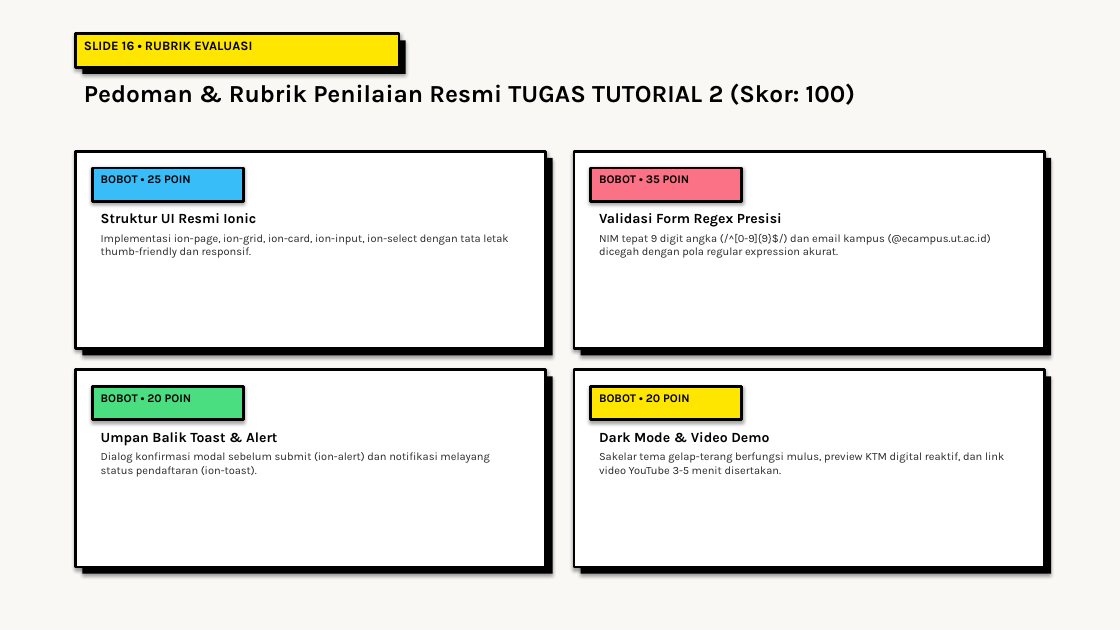
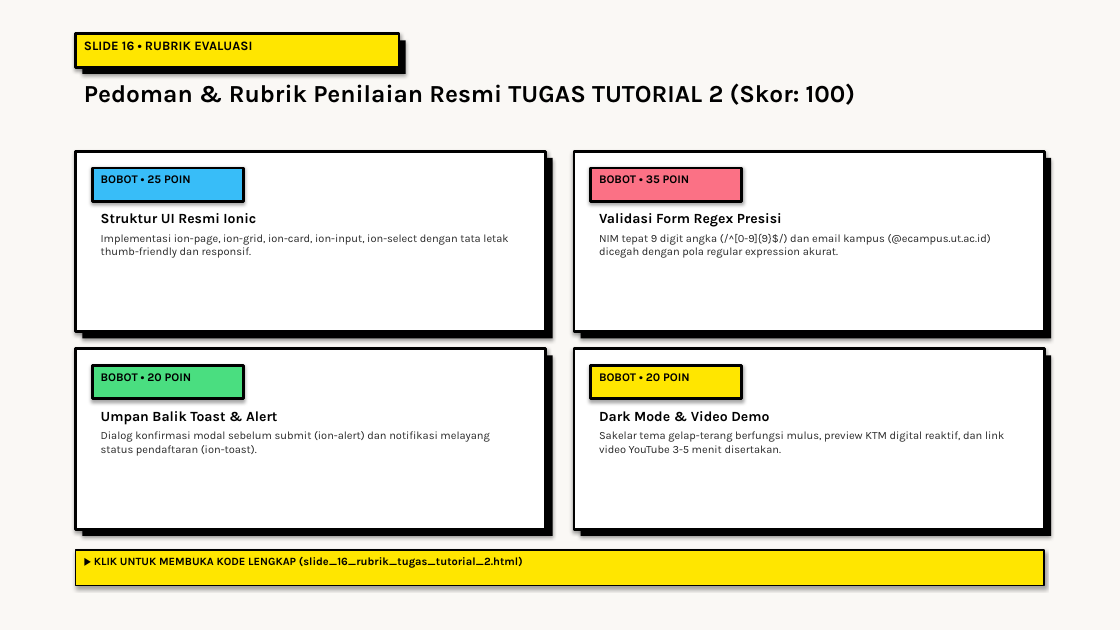
Before and after one commit to antonprafanto/tuweb_mobile2025, a slide deck: slide 16 of slide_presentasi/SESI_05_Layout_Grid_Form_Regex_Dark_Mode.pptx. Drawn at 1120x630 pixels with LibreOffice and Linux fonts; fonts in the diff are those of the drawing. Boxes give left, top, right and bottom in pixels: in the first picture for what was removed or moved away, otherwise in the second. Text is boxed around its words. In the diff, an @@ line names an element or a change of style, - is before the commit and + after.

```diff
--- a/slide_presentasi/SESI_05_Layout_Grid_Form_Regex_Dark_Mode.pptx
+++ b/slide_presentasi/SESI_05_Layout_Grid_Form_Regex_Dark_Mode.pptx
@@ rectangle: place and size @@
-rectangle at (76,151,546,349)
+rectangle at (76,151,546,332)
@@ rectangle: place and size @@
-rectangle at (82,158,553,355)
+rectangle at (82,158,553,339)
@@ rectangle: place and size @@
-rectangle at (574,151,1044,349)
+rectangle at (574,151,1044,332)
@@ rectangle: place and size @@
-rectangle at (581,158,1051,355)
+rectangle at (581,158,1051,339)
@@ rectangle: place and size @@
-rectangle at (76,370,546,567)
+rectangle at (76,349,546,529)
@@ rectangle: place and size @@
-rectangle at (82,376,553,574)
+rectangle at (82,355,553,536)
@@ rectangle: place and size @@
-rectangle at (574,370,1044,567)
+rectangle at (574,349,1044,529)
@@ rectangle: place and size @@
-rectangle at (581,376,1051,574)
+rectangle at (581,355,1051,536)
@@ 2 texts, 2 rectangles: place and size @@
-2 texts, 2 rectangles at (92,386,742,420)
+2 texts, 2 rectangles at (92,365,742,399)
@@ text "Umpan Balik Toast & Alert": place and size @@
-text "Umpan Balik Toast & Alert" at (101,432,489,477)
+text "Umpan Balik Toast & Alert" at (101,411,489,456)
@@ text "Dark Mode & Video Demo": place and size @@
-text "Dark Mode & Video Demo" at (599,432,1004,474)
+text "Dark Mode & Video Demo" at (599,411,1004,453)
@@ rectangle added at (76,550,1044,586), fill #FFE600, outline #000000 1.5 pt @@
@@ text added at (94,557,523,568), 9.5 pt, text #000000, bold @@
+▶ KLIK UNTUK MEMBUKA KODE LENGKAP (slide_16_rubrik_tugas_tutorial_2.html)
```
Also in this commit, not shown: 4 other slides changed, 24 other files.
